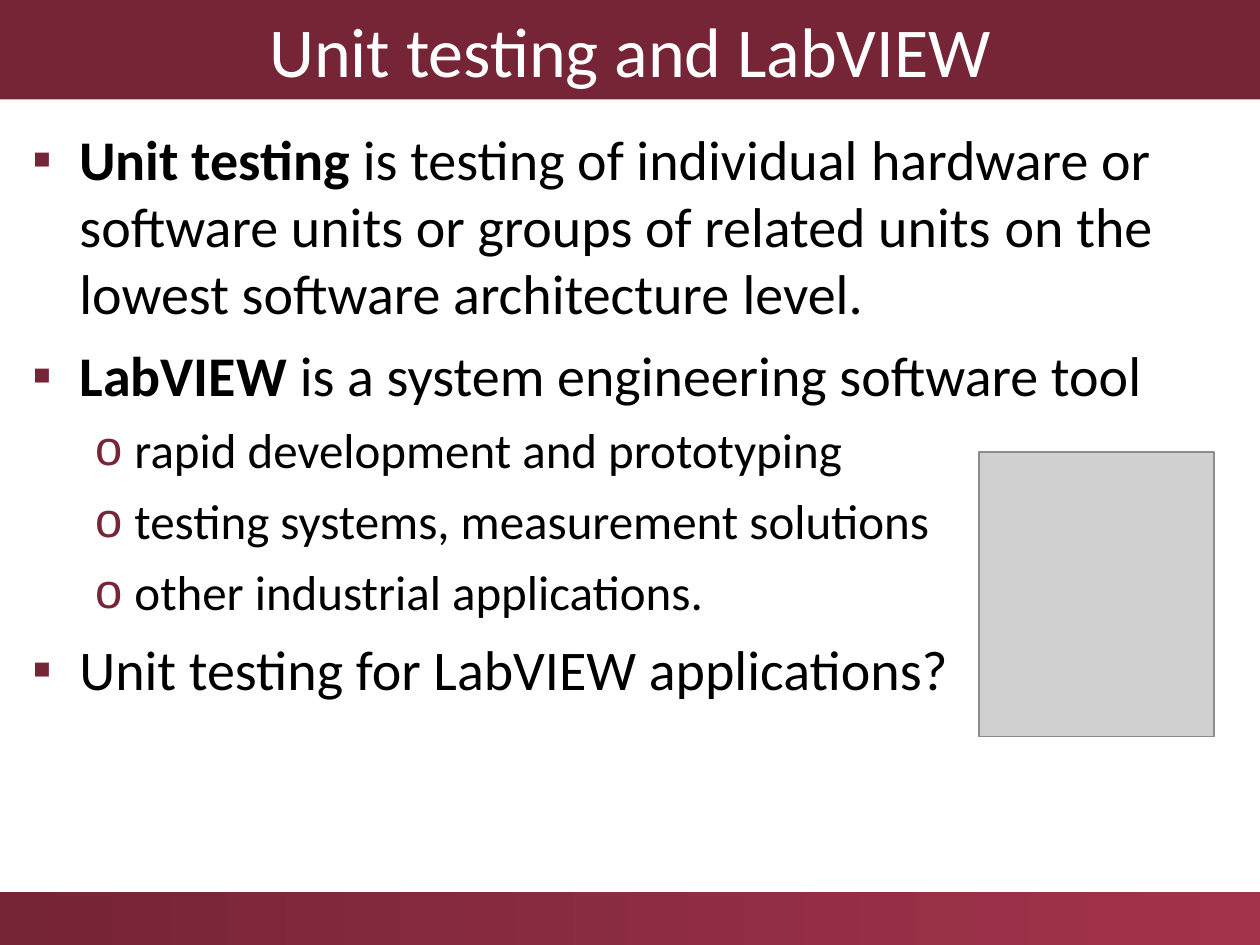
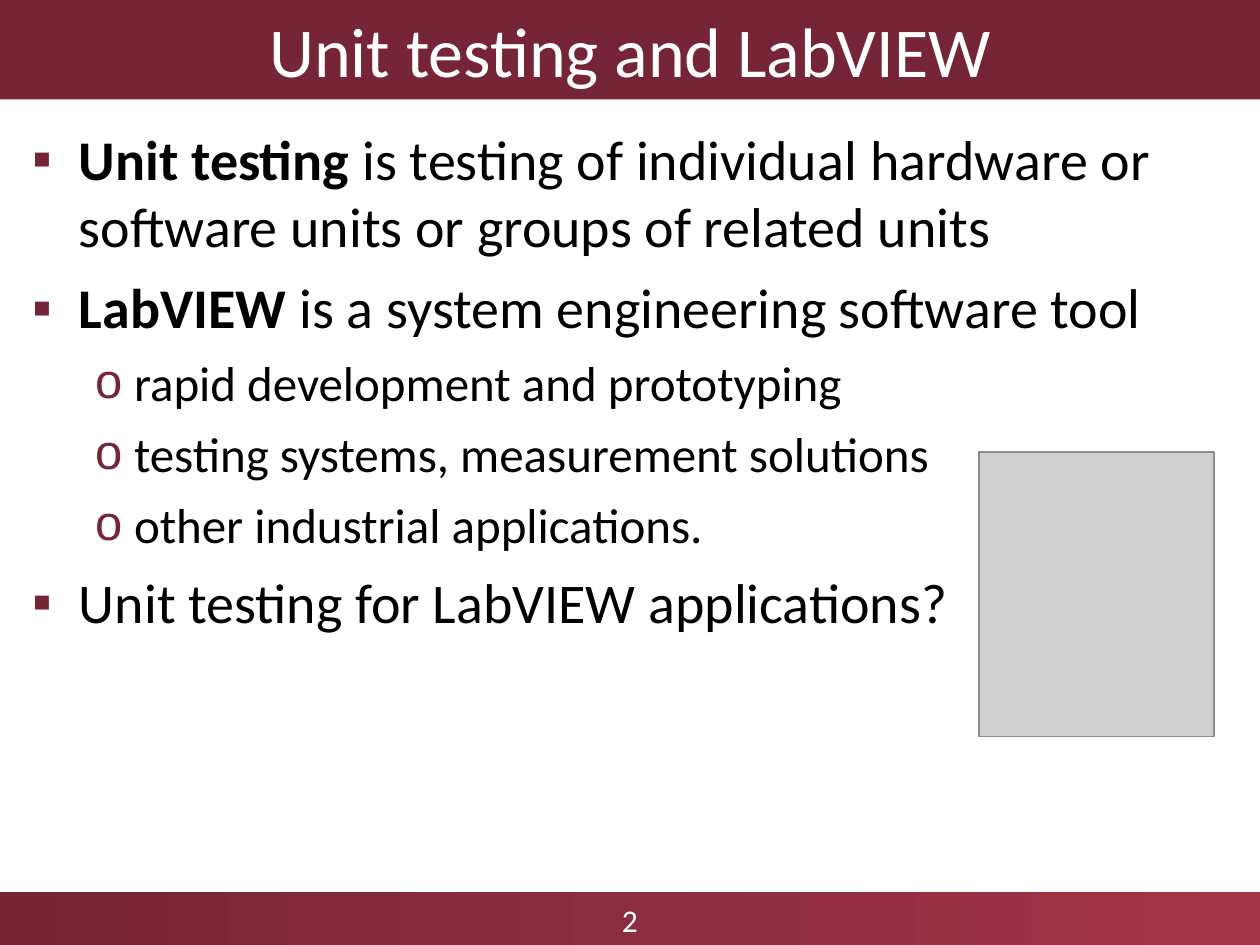
Before and after one commit to aronszabo/thesis-labview-testing, a slide deck: slide 2 of ftsrg-presentation.ppt. Drawn at 1260x945 pixels with LibreOffice and Linux fonts; fonts in the diff are those of the drawing; grey boxes stand for pictures; background and template pictures are left out. Boxes give left, top, right and bottom in pixels: in the first picture for what was removed or moved away, otherwise in the second. Text is boxed around its words. In the diff, an @@ line names an element or a change of style, - is before the commit and + after.

Commit message:
updated presentation

```diff
--- a/ftsrg-presentation.ppt
+++ b/ftsrg-presentation.ppt
@@ text at [79, 140, 1150, 257]: text changed @@
-▪ Unit testing is testing of individual hardware or software units or groups of related units on the lowest software architecture level.
+▪ Unit testing is testing of individual hardware or software units or groups of related units
@@ text at [79, 288, 1141, 633]: indent changed @@
@@ text added at [622, 911, 638, 932], 18 pt, text #FFFFFF @@
+2
```
Also in this commit, not shown: 8 other slides changed, 3 slides added.
